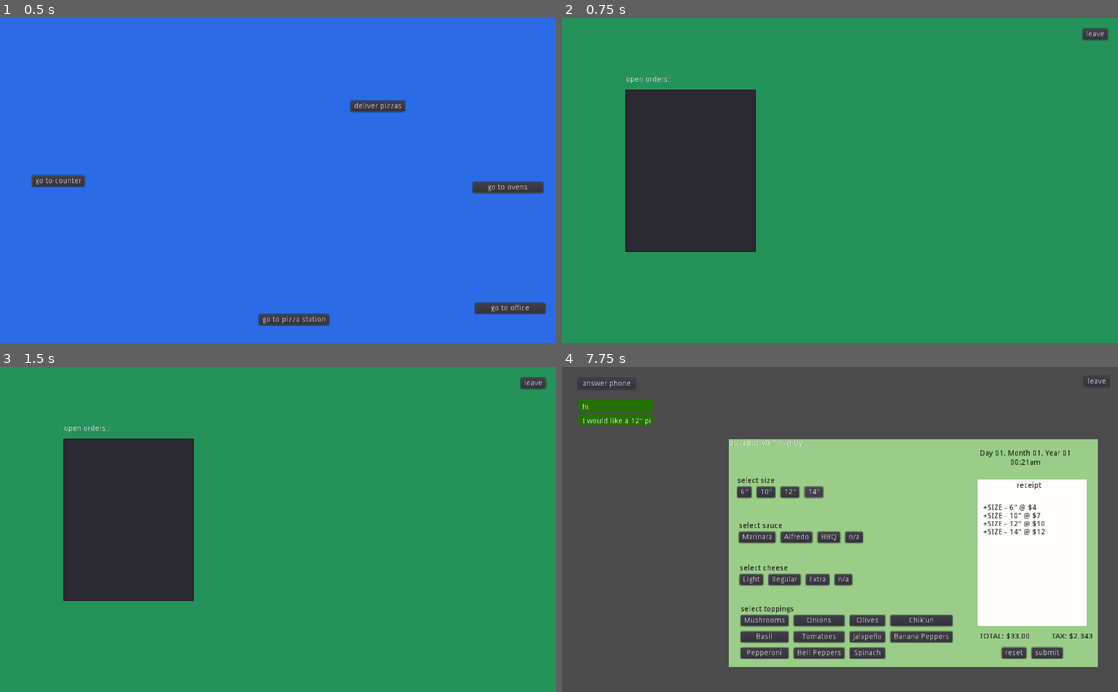
Above: before the commit, frames 1-4 (two rows, left to right).
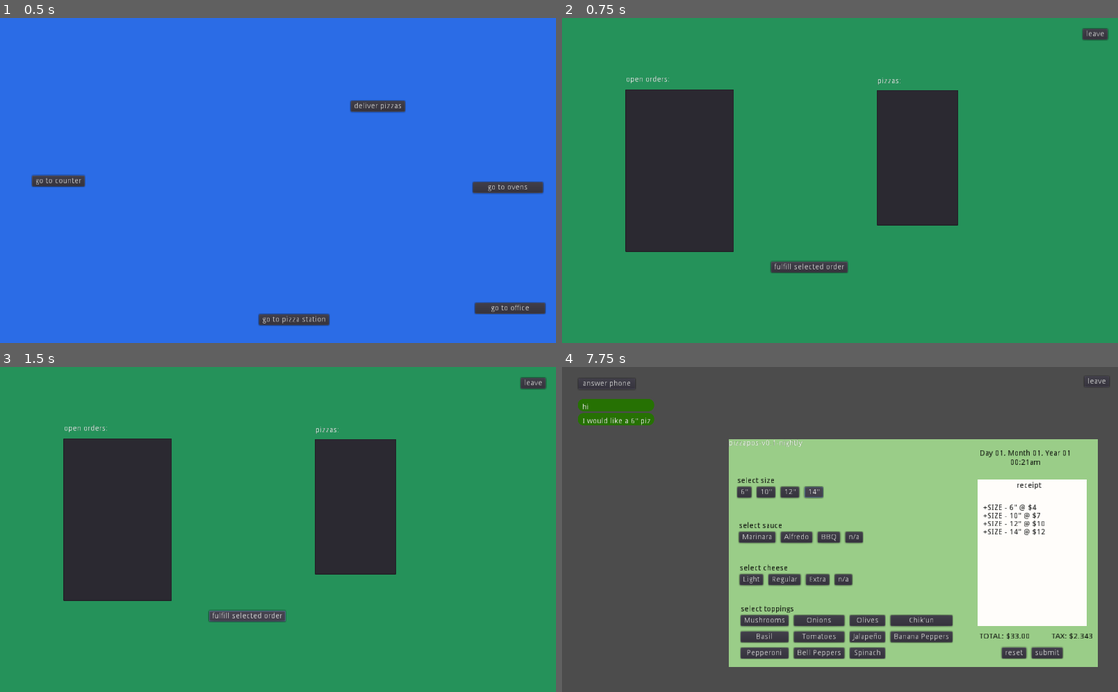
Above: after the commit, the same moments.

Repository: lstebner/pizzatheworld
Game: Godot game, scene res://scenes/PizzaShop.tscn
The game is run twice, just before and just after one commit, with the same random seed, the same clock (stepped at 60 frames per second) and the same inputs.
Inputs (mouse positions are in pixels of both pictures, inside the frame that each line leads up to):
- Up to frame 1 (0.5 s): no input
- Up to frame 2 (0.75 s): click "deliver pizzas" at 0.5 s
- Up to frame 3 (1.5 s): click (250, 617) at 1.25 s, where only the run after the commit has a clickable "fulfill selected order"
- Up to frame 4 (7.75 s): click "leave" at 2 s; click "go to counter" at 2.75 s; click "submit" at 3.5 s; click "answer phone" at 4.25 s; click "6'" at 5 s; click "10'" at 5.75 s; click "12'" at 6.5 s; click "14'" at 7.25 s

Frame 1 is identical in both runs. In frame 2, 8.7% of the frame differs, in the area x 19-72%, y 18-79%; in frame 3, 8.7%; in frame 4, less than 0.1%.

Commit message:
wip: Deliveries UI and some additional connections to get here
  - some sorting out with Customers, Residents, and Orders
  - Deliveries screen can render OpenOrders
  - Deliveries screen can render Pizzas
  - fulfill order connection from Deliveries

Diff:
--- a/Models.gd
+++ b/Models.gd
@@ -128,11 +128,15 @@
 		return desc
 
 class Receipt:
+	var id = -1
 	var pizza = Pizza.new()
 	var status = Constants.RECEIPT_STATUSES.new
 	var lineItems = []
 	var items = []
 	var timeCreated = null
+
+	func _init():
+		id = Player.Shop.nextReceiptId()
 
 	func changeStatus(newStatus):
 		status = newStatus
@@ -245,8 +249,10 @@
 	var pizzaForOpenOrder = null
 	var rng = RandomNumberGenerator.new()
 	var name = ""
+	var hunger = 0
 
 	func _init():
+		rng.randomize()
 		name = Constants.CUSTOMER_NAMES[rng.randi() % Constants.CUSTOMER_NAMES.size()]
 
 	func pickPizza():
@@ -333,16 +339,13 @@
 
 		return dialog
 
-	func placeOrderWithReceipt(receipt, pizza):
-		var newOrder = Models.Order.new()
-		newOrder.setReceipt(receipt)
-		newOrder.setDesiredPizza(pizza)
-
-		Orders.append(newOrder)
-		openOrder = newOrder
+	func setOpenOrder(order):
+		openOrder = order
 
 	func fulfillOrder(items):
 		openOrder.fulfill()
+		Orders.append(openOrder)
+		openOrder = null
 
 class Order:
 	var desiredPizza = null
@@ -350,12 +353,16 @@
 	var status = Constants.ORDER_STATUSES.new
 	var pizzasMatch = true
 	var receipt = null
+	var customerName = ""
 
 	func setDesiredPizza(pizza):
 		desiredPizza = pizza
 
 	func setReceipt(theReceipt):
 		receipt = theReceipt
+
+	func setCustomerName(name):
+		customerName = name
 
 	func fulfill(pizza):
 		status = Constants.ORDER_STATUSES.fulfilled
@@ -379,6 +386,9 @@
 	}]
 	var disconnectChance = .02
 	var rng = RandomNumberGenerator.new()
+
+	func _init():
+		rng.randomize()
 
 	func incomingCall(customer):
 		var line = getOpenLine()
--- a/Player.gd
+++ b/Player.gd
@@ -21,10 +21,15 @@
 	var Phone = Models.Phone.new()
 
 	var _id_incrementer = 0
+	var _receipt_id_incrementer = 0
 
 	func nextId():
 		_id_incrementer += 1
 		return _id_incrementer
+
+	func nextReceiptId():
+		_receipt_id_incrementer += 1
+		return _receipt_id_incrementer
 
 class ResidentsFactory:
 	var residents = []
--- a/scenes/Counter.gd
+++ b/scenes/Counter.gd
@@ -40,7 +40,7 @@
 	clearExistingDialogBubbles()
 	currentCustomerIndex += 1
 	if currentCustomerIndex > customers.size() - 1:
-		Player.Shop.generateResident()
+		Player.Residents.generateResident()
 
 	orderDialog = customers[currentCustomerIndex].dialogForOrder()
 	currentDialogIndex = 0
@@ -58,4 +58,11 @@
 	if !customer: return
 
 	var pizza = customer.pizzaForOpenOrder
-	customer.placeOrderWithReceipt(receipt, pizza)
+	var newOrder = Models.Order.new()
+
+	newOrder.setDesiredPizza(pizza)
+	newOrder.setReceipt(receipt)
+	newOrder.setCustomerName(customer.name)
+
+	Player.Shop.OpenOrders.append(newOrder)
+	customer.setOpenOrder(newOrder)
--- a/scenes/Deliveries.gd
+++ b/scenes/Deliveries.gd
@@ -2,13 +2,68 @@
 
 signal leave
 
+var openOrders = []
+var pizzas = []
+var selectedOrder = null
+var selectedPizza = null
+
 func _ready():
 	$LeaveButton.connect("pressed", self, "_on_leave_button_pressed")
+	$open_orders/HBoxContainer/ItemList.connect("item_selected", self, "_on_open_order_selected")
+	$pizzas/HBoxContainer/ItemList.connect("item_selected", self, "_on_pizza_item_selected")
+	$Fulfill.connect("pressed", self, "_on_fulfill_pressed")
 
 func setupOrdersList():
-	for customer in Player.Shop.OpenOrders:
-		#$open_orders/ItemList.add_item(oder.id)
-		pass
+	openOrders = Player.Shop.OpenOrders
+	$open_orders/HBoxContainer/ItemList.clear()
+	for order in openOrders:
+		$open_orders/HBoxContainer/ItemList.add_item("order-%s" % order.receipt.id)
+
+func setupPizzasList():
+	pizzas = Player.Shop.Pizzas
+	$pizzas/HBoxContainer/ItemList.clear()
+	$pizzas/HBoxContainer/RichTextLabel.text = ""
+	for pizza in pizzas:
+		$pizzas/HBoxContainer/ItemList.add_item(pizza.id)
+
+func fulfillSelectedOrder(pizza):
+	selectedOrder.fulfill(pizza)
+	updateSelectedOrderInfo()
+
+	selectedPizza = null
+	$pizzas/HBoxContainer/ItemList.clear()
+
+func updateSelectedOrderInfo():
+	var selectedOrderString = ""
+
+	selectedOrderString += "selected order: receipt-%s" % selectedOrder.receipt.id
+	selectedOrderString += "\nfor %s" % selectedOrder.customerName
+	selectedOrderString += "\n------------\n"
+	selectedOrderString += "receipt:\n%s" % selectedOrder.receipt.lineItemsString()
+	selectedOrderString += "\n------------\n"
+	selectedOrderString += "desired pizza:\n%s" % selectedOrder.desiredPizza.getDescriptionString()
+
+	$open_orders/HBoxContainer/RichTextLabel.text = selectedOrderString
 
 func _on_leave_button_pressed():
 	emit_signal("leave")
+
+func _on_open_order_selected(index):
+	selectedOrder = openOrders[index]
+
+	setupPizzasList()
+	updateSelectedOrderInfo()
+
+func _on_pizza_item_selected(index):
+	selectedPizza = pizzas[index]
+	$pizzas/HBoxContainer/RichTextLabel.text = selectedPizza.getDescriptionString()
+
+func _on_fulfill_pressed():
+	if selectedOrder == null:
+		print("no order selected to fulfill")
+		return
+	elif selectedPizza == null:
+		print("no pizza to fulfill order with")
+		return
+
+	fulfillSelectedOrder(selectedPizza)
--- a/scenes/Deliveries.tscn
+++ b/scenes/Deliveries.tscn
@@ -26,19 +26,74 @@
 [node name="open_orders" type="Node2D" parent="."]
 position = Vector2( 116.669, 131.723 )
 
-[node name="ItemList" type="ItemList" parent="open_orders"]
-margin_right = 240.0
-margin_bottom = 300.0
-__meta__ = {
-"_edit_use_anchors_": false
-}
-
 [node name="Label" type="Label" parent="open_orders"]
 margin_left = 0.765854
 margin_top = -24.5074
 margin_right = 40.7659
 margin_bottom = -10.5074
-text = "open orders::"
+text = "open orders:"
 __meta__ = {
 "_edit_use_anchors_": false
 }
+
+[node name="HBoxContainer" type="HBoxContainer" parent="open_orders"]
+margin_right = 40.0
+margin_bottom = 40.0
+__meta__ = {
+"_edit_use_anchors_": false
+}
+
+[node name="ItemList" type="ItemList" parent="open_orders/HBoxContainer"]
+margin_right = 200.0
+margin_bottom = 300.0
+rect_min_size = Vector2( 200, 300 )
+__meta__ = {
+"_edit_use_anchors_": false
+}
+
+[node name="RichTextLabel" type="RichTextLabel" parent="open_orders/HBoxContainer"]
+margin_left = 204.0
+margin_right = 444.0
+margin_bottom = 300.0
+rect_min_size = Vector2( 240, 0 )
+
+[node name="pizzas" type="Node2D" parent="."]
+position = Vector2( 579.757, 132.753 )
+
+[node name="Label" type="Label" parent="pizzas"]
+margin_left = 0.518555
+margin_top = -23.3355
+margin_right = 44.5186
+margin_bottom = -9.33548
+text = "pizzas:"
+__meta__ = {
+"_edit_use_anchors_": false
+}
+
+[node name="HBoxContainer" type="HBoxContainer" parent="pizzas"]
+margin_right = 40.0
+margin_bottom = 40.0
+__meta__ = {
+"_edit_use_anchors_": false
+}
+
+[node name="ItemList" type="ItemList" parent="pizzas/HBoxContainer"]
+margin_right = 150.0
+margin_bottom = 250.0
+rect_min_size = Vector2( 150, 250 )
+
+[node name="RichTextLabel" type="RichTextLabel" parent="pizzas/HBoxContainer"]
+margin_left = 154.0
+margin_right = 354.0
+margin_bottom = 250.0
+rect_min_size = Vector2( 200, 0 )
+
+[node name="Fulfill" type="Button" parent="."]
+margin_left = 385.295
+margin_top = 449.597
+margin_right = 526.295
+margin_bottom = 469.597
+text = "fulfill selected order"
+__meta__ = {
+"_edit_use_anchors_": false
+}
--- a/scenes/POS.gd
+++ b/scenes/POS.gd
@@ -54,7 +54,6 @@
 
 func submitReceipt():
 	receipt.finalize()
-	Player.Shop.OpenOrders.append(receipt)
 	emit_signal("receipt_finalized", receipt)
 	reset()
 
--- a/scenes/PizzaShop.gd
+++ b/scenes/PizzaShop.gd
@@ -40,17 +40,17 @@
 	for order in Player.Shop.OpenOrders:
 		var orderString = ""
 		var nowBakingString = ""
-		var hasBeenMade = order.items.size() > 0
-		var isComplete = order.status == Constants.RECEIPT_STATUSES.baked
+		var hasBeenMade = order.receipt.items.size() > 0
+		var isComplete = order.receipt.status == Constants.RECEIPT_STATUSES.baked
 
-		if order.status == Constants.RECEIPT_STATUSES.baking:
+		if order.receipt.status == Constants.RECEIPT_STATUSES.baking:
 			nowBakingString = "now baking"
 		if hasBeenMade:
 			nowBakingString += "\nMADE"
 		if isComplete:
 			nowBakingString += "- ready"
-		nowBakingString += "\n%s" % Constants.RECEIPT_STATUSES.keys()[order.status]
-		openOrdersString += "\n------\n%s\n%s" % [nowBakingString, order.lineItemsString()]
+		nowBakingString += "\n%s" % Constants.RECEIPT_STATUSES.keys()[order.receipt.status]
+		openOrdersString += "\n------\n%s\n%s" % [nowBakingString, order.receipt.lineItemsString()]
 
 	$OpenOrdersLabel.text = openOrdersString
 
@@ -66,6 +66,8 @@
 		locations.Ovens:
 			print("checking ovens")
 			$locations/Ovens.refreshPizzasList()
+		locations.Deliveries:
+			$locations/Deliveries.setupOrdersList()
 
 	if Places[loc]:
 		viewScreen(Places[loc])
